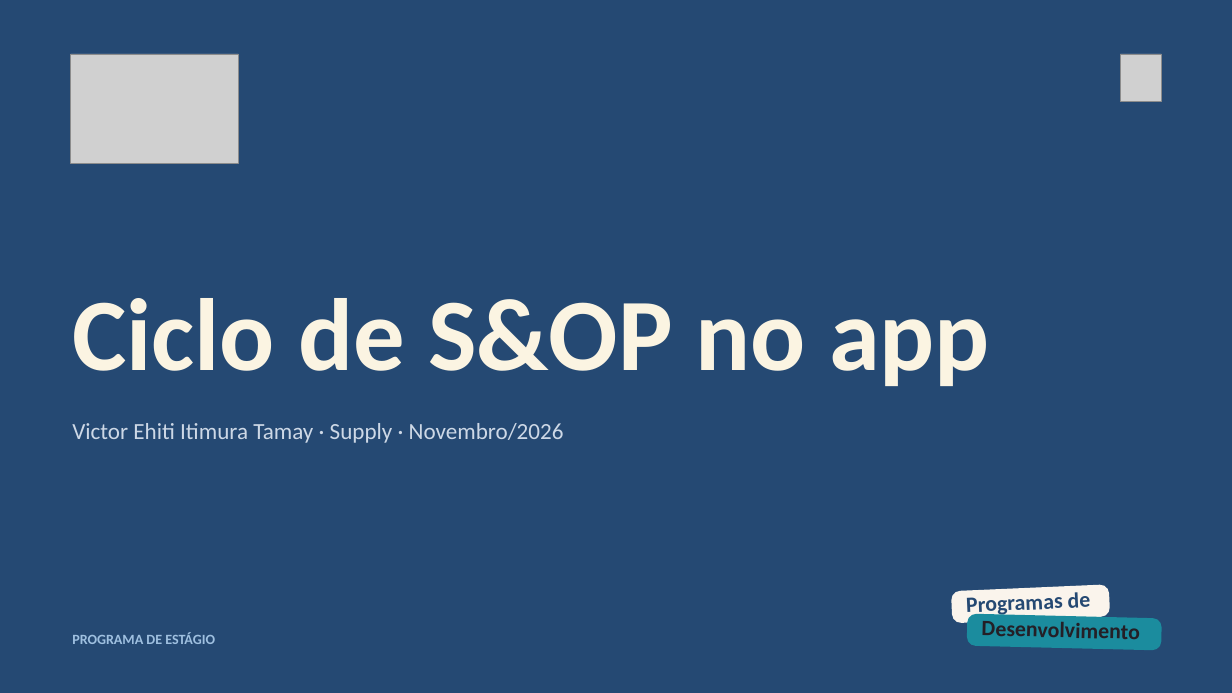
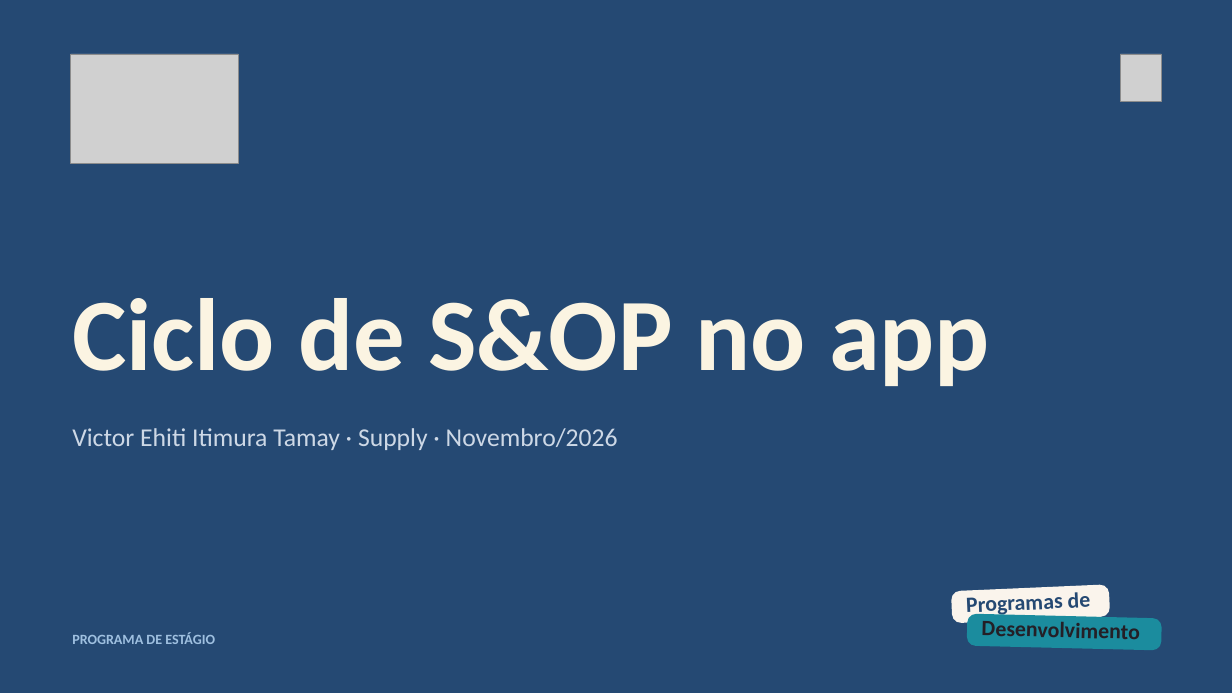
Before and after one commit to victortamay-hash/testeOSNI, a slide deck: slide 1 of Programa_Estagio_VictorEhitiItimuraTamay.pptx. Drawn at 1232x693 pixels with LibreOffice and Linux fonts; fonts in the diff are those of the drawing; grey boxes stand for pictures. Boxes give left, top, right and bottom in pixels: in the first picture for what was removed or moved away, otherwise in the second. Text is boxed around its words. In the diff, an @@ line names an element or a change of style, - is before the commit and + after.

```diff
--- a/Programa_Estagio_VictorEhitiItimuraTamay.pptx
+++ b/Programa_Estagio_VictorEhitiItimuraTamay.pptx
@@ text "Victor Ehiti Itimura Tamay · ..." at [72, 428, 618, 450]: size 27 to 30 pt @@
```
Also in this commit, not shown: 10 other slides changed, 3 slides added.
